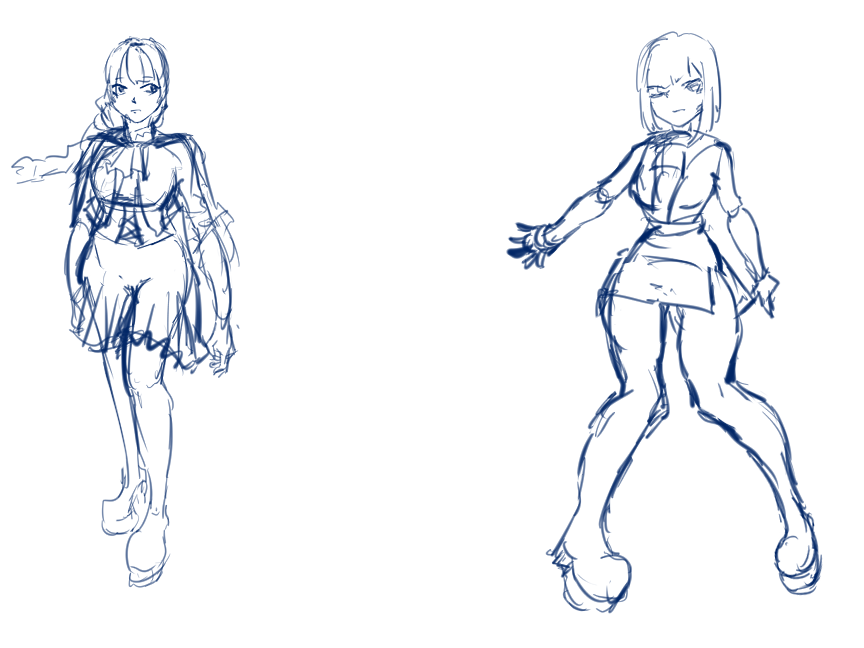
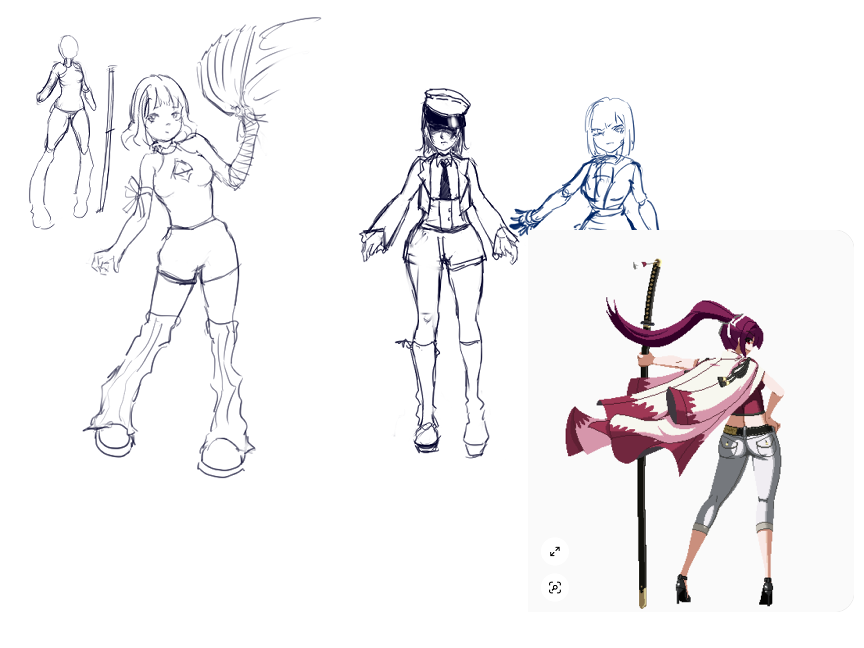
Layer changes from the first 864 × 648 image to the second:
added layer "图层 1" in group "动画文件夹" over [528, 230, 854, 612]
painted on "1" over [11, 17, 824, 614]
